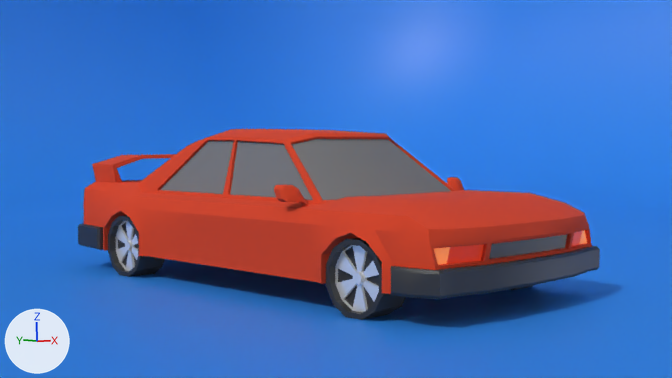
An edit to the Blender file car.blend, drawn before and after from the same camera.
Camera for both pictures: the file's camera 'Camera'. The axes (+X, +Y, +Z) are drawn at lower left. The lights are the same throughout.
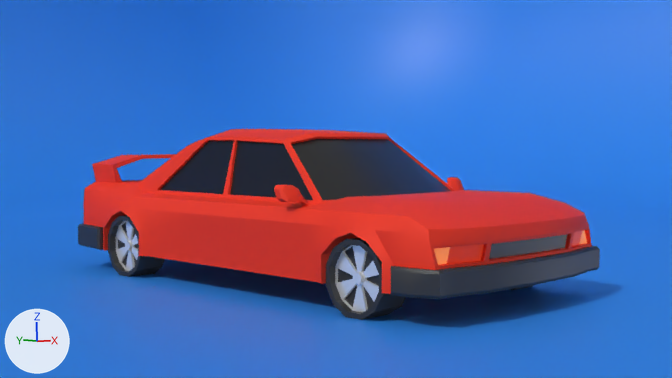
Patch to the scene script:
```diff
--- a/car.blend.py
+++ b/car.blend.py
@@ mat_main_color @@
 mat_main_color = principled_material('main-color')
-mat_main_color.base_color = (0.721, 0.054, 0.0127)  # red #dd421e
-mat_main_color.roughness = 1.0
+mat_main_color.base_color = (0.973, 0.0343, 0.00605)  # red #fc3412
+mat_main_color.roughness = 0.675
+mat_main_color.metallic = 0.183
@@ mat_window @@
 mat_window = principled_material('window')
-mat_window.base_color = (0.192, 0.192, 0.192)  # grey #797979
-mat_window.roughness = 1.0
+mat_window.base_color = (0.0263, 0.0263, 0.0263)  # black #2d2d2d
+mat_window.roughness = 0.317
+mat_window.metallic = 0.516
```

Location of each change, (x1, y1, x2, y2) in pixels of the pictures (672 x 378 px):
'car', recoloured, surface changed
    both: (82, 129, 593, 295)
